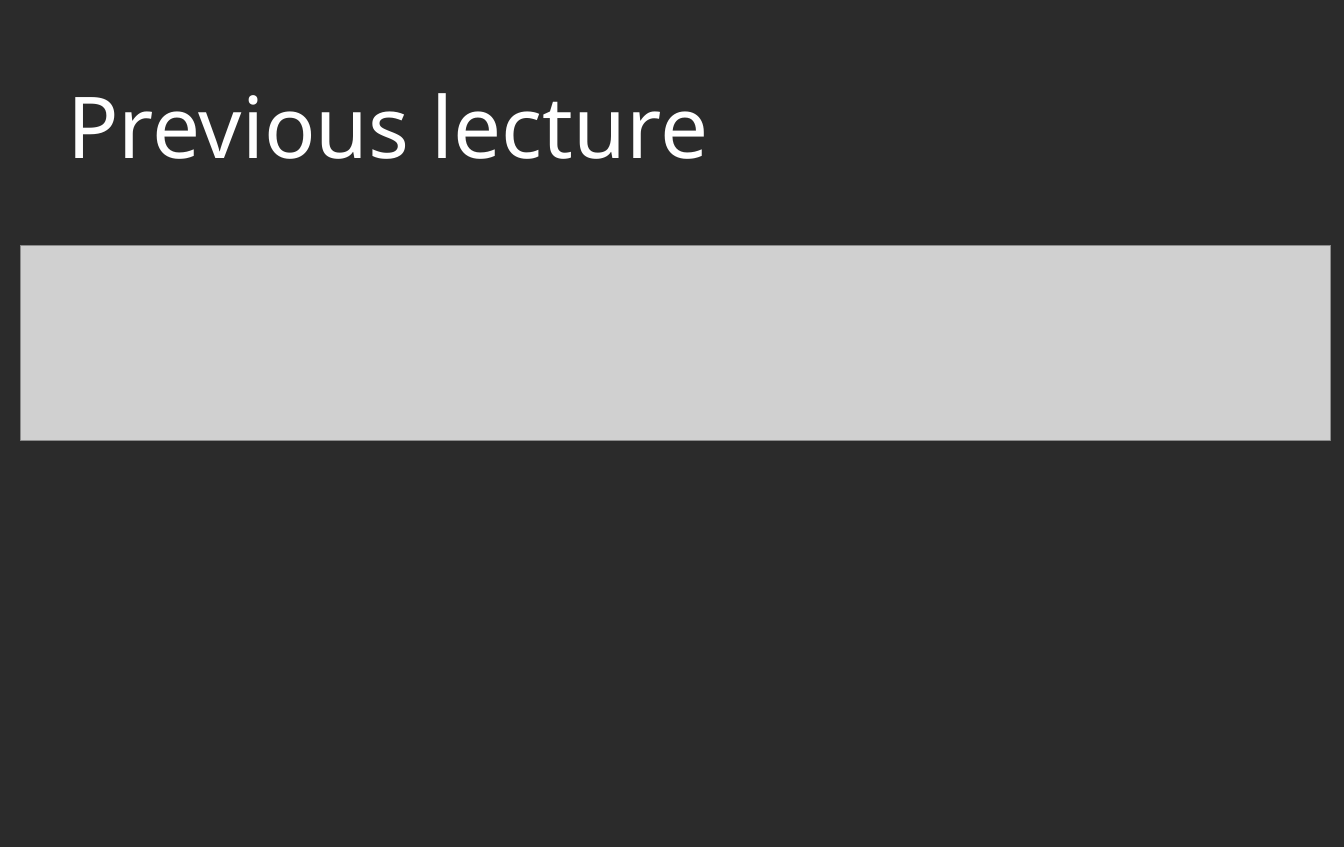
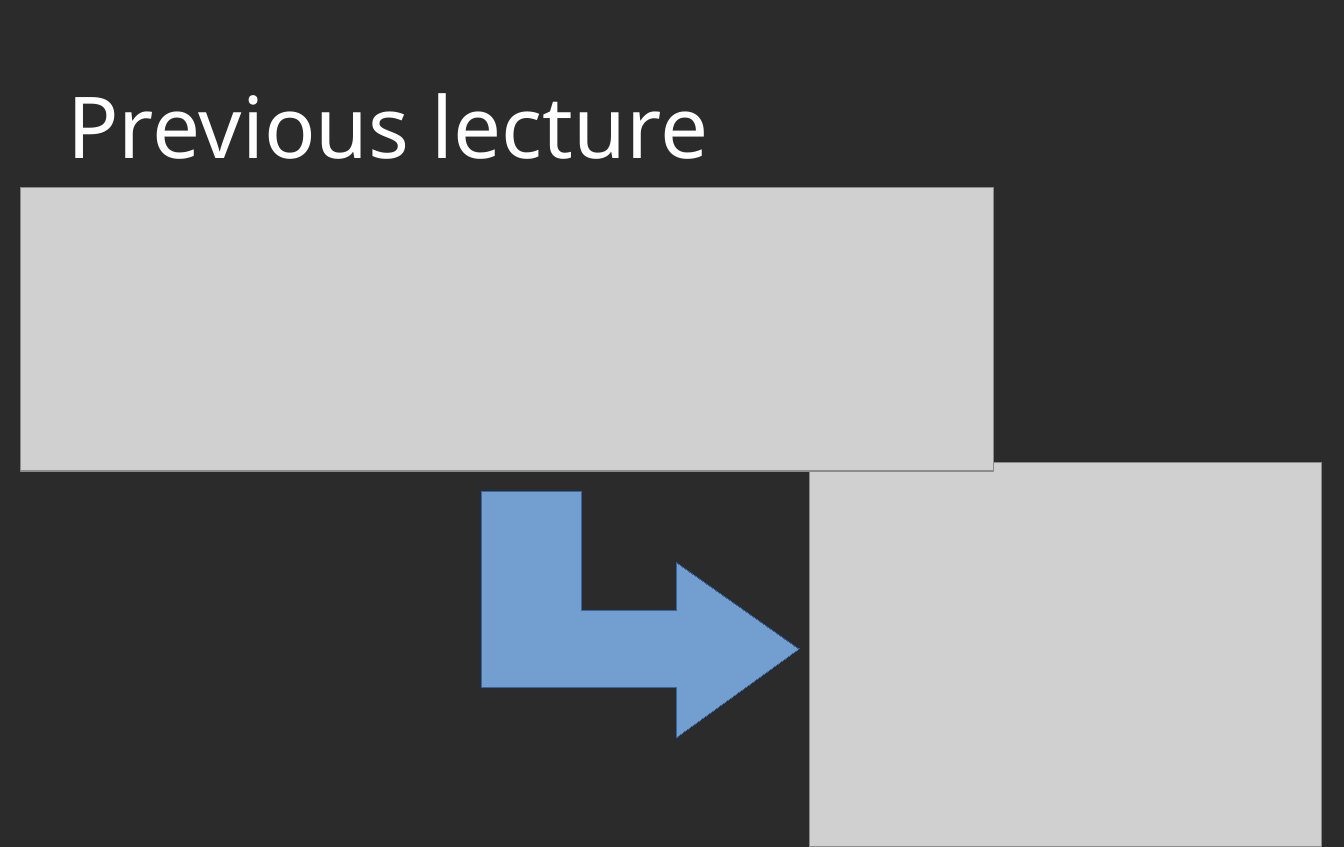
Before and after one commit to PabloMosUU/UssPython, a slide deck: slide 11 of LectureNotes/Module11/11 Accessing Remote Resources presentation.odp (slide 5 before the commit). Drawn at 1344x847 pixels with LibreOffice and Linux fonts; fonts in the diff are those of the drawing; grey boxes stand for pictures; background and template pictures are left out; a plain dark background stands for a picture behind light text. Boxes give left, top, right and bottom in pixels: in the first picture for what was removed or moved away, otherwise in the second. Text is boxed around its words. In the diff, an @@ line names an element or a change of style, - is before the commit and + after.

```diff
--- a/LectureNotes/Module11/11 Accessing Remote Resources presentation.odp
+++ b/LectureNotes/Module11/11 Accessing Remote Resources presentation.odp
@@ picture: place and size @@
-picture at [20, 245, 1331, 440]
+picture at [20, 187, 994, 471]
@@ picture added at [809, 463, 1321, 847] @@
@@ freeform shape added at [481, 492, 799, 738], fill #729FCF, outline #3465A4 0 pt @@
```
Also in this commit, not shown: 3 other slides changed, 24 slides added, 10 slides removed, 17 other files.
